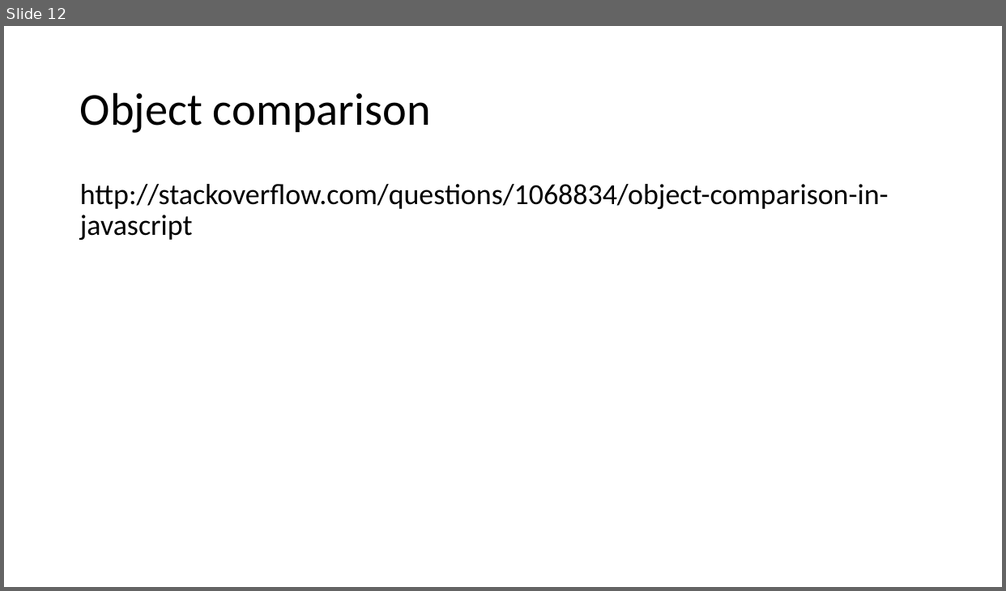
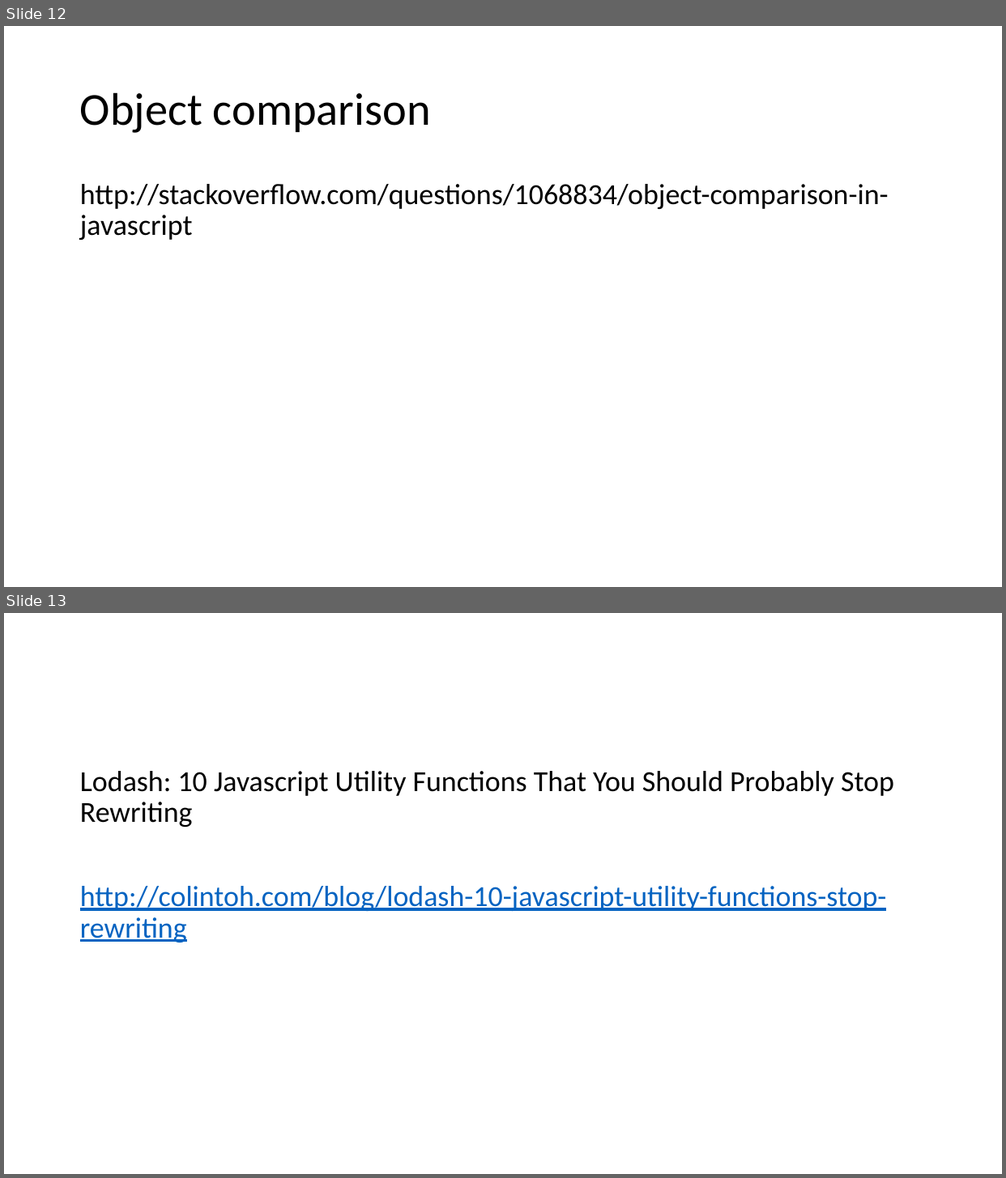
Before and after one commit to dzmitry-varabei/front-end-course, a slide deck: es6/Presentation1.pptx. Shown one above the other, each under a label of ours: slide 12 before the commit, slides 12 and 13 after it. The pictures are 1006x591 and 1006x1178 pixels, drawn with LibreOffice and Linux fonts; fonts in the diff are those of the drawing. Boxes give left, top, right and bottom in pixels: in the first picture for what was removed or moved away, otherwise in the second. Text is boxed around its words. In the diff, an @@ line names an element or a change of style, - is before the commit and + after.

```diff
--- a/es6/Presentation1.pptx
+++ b/es6/Presentation1.pptx
@@ slide 13 added at (4,613,1002,1174), background #FFFFFF @@
@@ text added at (80,771,894,943), 28 pt, text #0563C1, underline @@
+Lodash: 10 Javascript Utility Functions That You Should Probably Stop Rewriting
+http://colintoh.com/blog/lodash-10-javascript-utility-functions-stop-rewriting
```
Also in this commit, not shown: 3 other files.
